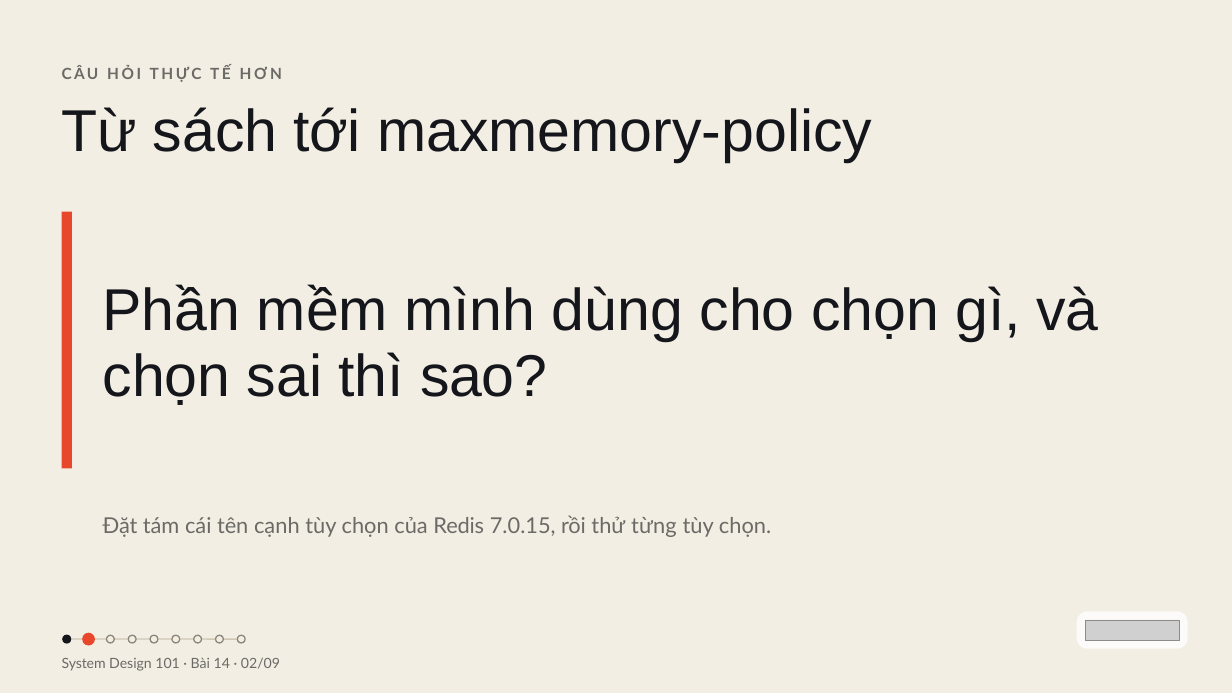
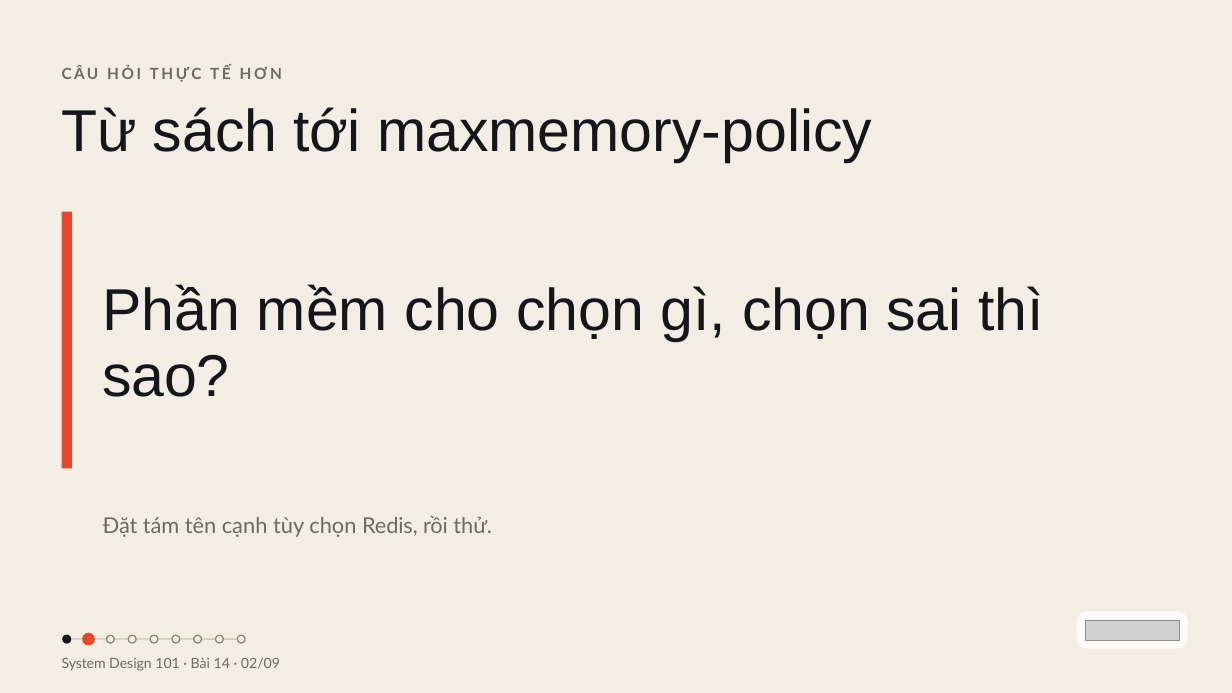
Before and after one commit to vohoailinh90/tool-marketing-studio, a slide deck: slide 2 of system-design-101/vi/lessons/sd-06-014/slides/sd-06-014.pptx. Drawn at 1232x693 pixels with LibreOffice and Linux fonts; fonts in the diff are those of the drawing; grey boxes stand for pictures. Boxes give left, top, right and bottom in pixels: in the first picture for what was removed or moved away, otherwise in the second. Text is boxed around its words. In the diff, an @@ line names an element or a change of style, - is before the commit and + after.

```diff
--- a/system-design-101/vi/lessons/sd-06-014/slides/sd-06-014.pptx
+++ b/system-design-101/vi/lessons/sd-06-014/slides/sd-06-014.pptx
@@ text at (x1=103, y1=284, x2=1043, y2=397): text changed @@
-Phần mềm mình dùng cho chọn gì, và chọn sai thì sao?
+Phần mềm cho chọn gì, chọn sai thì sao?
@@ text at (x1=103, y1=515, x2=492, y2=537): text changed @@
-Đặt tám cái tên cạnh tùy chọn của Redis 7.0.15, rồi thử từng tùy chọn.
+Đặt tám tên cạnh tùy chọn Redis, rồi thử.
```
Also in this commit, not shown: 6 other slides changed, 4 other files.
